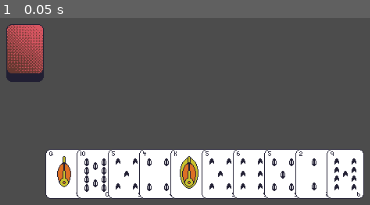
Above: before the commit, frame 1.
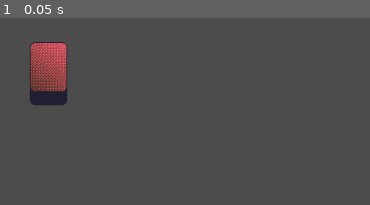
Above: after the commit, the same moment.

Repository: Kibibibit/windmills-arcade
Game: Godot game, scene res://scenes/Root.tscn
Same seed, same stepped clock (60 frames per second), same inputs: the game is played once before the commit and once after it.
Inputs:
- Up to frame 1 (0.05 s): no input

The runs differ from the first frame. In frame 1, 28% of the frame differs, in the area x 1-99%, y 3-97%.

Commit message:
Created CardStack scene

Diff:
--- a/project.godot
+++ b/project.godot
@@ -13,6 +13,11 @@
 "class": "Card",
 "language": "GDScript",
 "path": "res://scripts/components/card/Card.gd"
+}, {
+"base": "Node2D",
+"class": "CardStack",
+"language": "GDScript",
+"path": "res://scripts/components/card/CardStack.gd"
 }, {
 "base": "ResourceComponent",
 "class": "Deck",
@@ -51,6 +56,7 @@
 } ]
 _global_script_class_icons={
 "Card": "",
+"CardStack": "",
 "Deck": "",
 "Piece": "",
 "PlayingCard": "",
--- /dev/null
+++ b/scenes/components/CardStack.tscn
@@ -0,0 +1,12 @@
+[gd_scene load_steps=3 format=2]
+
+[ext_resource path="res://sprites/cards/card-slot.png" type="Texture" id=1]
+[ext_resource path="res://scripts/components/card/CardStack.gd" type="Script" id=2]
+
+[node name="CardStack" type="Node2D"]
+script = ExtResource( 2 )
+card_y_offset = -1
+
+[node name="Sprite" type="Sprite" parent="."]
+texture = ExtResource( 1 )
+centered = false
--- a/scenes/games/Sawayama.tscn
+++ b/scenes/games/Sawayama.tscn
@@ -1,6 +1,12 @@
-[gd_scene load_steps=2 format=2]
+[gd_scene load_steps=3 format=2]
 
 [ext_resource path="res://scripts/games/Sawayama.gd" type="Script" id=1]
+[ext_resource path="res://scenes/components/CardStack.tscn" type="PackedScene" id=2]
 
 [node name="Game" type="Node2D"]
 script = ExtResource( 1 )
+
+[node name="Deck" parent="." instance=ExtResource( 2 )]
+position = Vector2( 147, 148 )
+card_offset_div = 3
+player_can_place = true
--- a/scripts/components/Piece.gd
+++ b/scripts/components/Piece.gd
@@ -18,7 +18,4 @@
 	sprite.z_index = 0
 	.add_child(sprite)
 
-func _process(_delta):
-	self.sprite.position = self.position
-
 # TODO: Cleanup method for sprite
--- a/scripts/components/card/Card.gd
+++ b/scripts/components/card/Card.gd
@@ -27,7 +27,6 @@
 
 # Called every frame. 'delta' is the elapsed time since the previous frame.
 func _process(_delta):
-	._process(_delta)
 	if (_face_up != _last_face_up):
 		_set_sprite()
 
--- /dev/null
+++ b/scripts/components/card/CardStack.gd
@@ -0,0 +1,59 @@
+class_name CardStack
+extends Node2D
+
+
+export var card_x_offset: int = 0
+export var card_y_offset: int = 0
+export var card_offset_div: int = 1
+
+export var player_can_place: bool
+export var card_consumer: bool
+
+enum ConsumerRule {KLONDIKE,SHENZHEN,NEXT_IN_SUIT}
+export(ConsumerRule) var consumer_rule
+
+enum PlayerPlaceRule {EMPTY,KLONDIKE,SHENZHEN,SAME_SUIT_DESC,SAME_SUIT_SEQUENCE}
+export (PlayerPlaceRule) var placement_rule
+
+enum CardFaceUpRule {ONCE_EMPTY,FACE_UP,FACE_DOWN}
+export (CardFaceUpRule) var cards_face_up
+
+var emptied: bool = false
+
+
+var cards: Array
+
+func add_card(card: Card):
+	var stack_size: float = cards.size() as float
+	card.position = self.position
+	card.position.x += floor(stack_size/card_offset_div)*card_x_offset
+	card.position.y += floor(stack_size/card_offset_div)*card_y_offset
+	card._face_up = card_face_up()
+	card.z_index = cards.size()*2
+	cards.append(card)
+	add_child(card)
+
+
+
+func card_face_up():
+	match cards_face_up:
+		CardFaceUpRule.ONCE_EMPTY:
+			return emptied
+		CardFaceUpRule.FACE_UP:
+			return true
+		CardFaceUpRule.FACE_DOWN:
+			return false
+
+func add_cards(new_cards: Array):
+	for card in new_cards:
+		add_card(card)
+
+func deal_card():
+	pass
+
+func _ready():
+	self.position.x = 40
+	self.position.y = 40
+
+func _process(_delta):
+	$Sprite.position = self.position
--- a/scripts/components/card/PlayingCard.gd
+++ b/scripts/components/card/PlayingCard.gd
@@ -35,8 +35,6 @@
 		.update()
 
 func _process(_delta):
-	value_sprite.position = self.position
-	._process(_delta)
 	_draw_values()
 
 # TODO: Value sprite cleanup
--- a/scripts/games/Sawayama.gd
+++ b/scripts/games/Sawayama.gd
@@ -48,20 +48,10 @@
 
 	self.load_resources()
 
-	var deck: Deck = Deck.new(_cards())
-	deck.shuffle()
-	deck.position.x = 50
-	deck.position.y = 50
+	var cards: Array = _cards()
+	cards.shuffle()
 
-	add_child(deck)
-
-	for i in range(0,10):
-		var card = deck.deal()
-		card._face_up=true
-		card.position.x = 50+i*20
-		card.z_index=i
-		card.position.y=100
-		add_child(card)
+	$Deck.add_cards(cards)
 
 func _cards():
 	var cards = []
